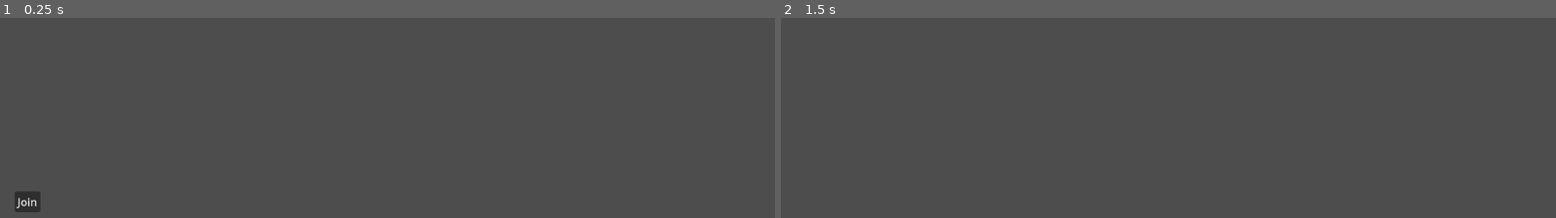
Above: before the commit, frames 1-2 (left to right).
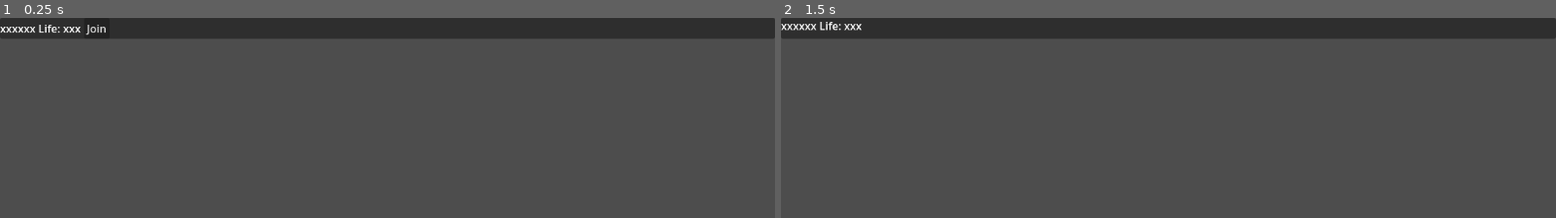
Above: after the commit, the same moments.

Repository: mrosati84/Godot-Multiplayer-Demo
Game: Godot game, scene res://multiplayer.tscn
Two runs of this game, one before a commit and one after it. Both use one fixed random seed, a clock stepped at 60 frames per second and the inputs below. The engine's default icon, where the game draws it, is replaced by a stand-in: a white triangle on a blue panel in a dark square.
Inputs (mouse positions are in pixels of both pictures, inside the frame that each line leads up to):
- Up to frame 1 (0.25 s): no input
- Up to frame 2 (1.5 s): click "Join" at 0.5 s; tap Enter at 1.25 s; move the mouse to (1339, 214) at 1.27 s; hold D (right) from 1.28 s (still down); click (1339, 214) at 1.35 s

The runs differ from the first frame. In frame 1, 10% of the frame differs, in the area x 0-100%, y 0-98%; in frame 2, 10%.

Commit message:
handle damage, die, despawn

Diff:
--- a/bullet.gd
+++ b/bullet.gd
@@ -1,15 +1,27 @@
 extends Node2D
 
+@export var speed : float = 300.0
+@export var damage : float = 20.0
+
 @onready var up = Vector2.RIGHT.rotated(rotation)
+@onready var spawn_point = get_node("/root/Multiplayer/SpawnPoint")
 
-func _ready():
-	if is_multiplayer_authority():
-		print("I am the authority " + str(multiplayer.get_unique_id()))
+var sender : String
 
 func _physics_process(delta):
-	if multiplayer.get_unique_id() == 1:
-		position += up * 100 * delta
+	if multiplayer.is_server():
+		position += up * speed * delta
 
 func _on_timer_timeout():
-	if multiplayer.get_unique_id() == 1:
+	if multiplayer.is_server():
+		despawn.rpc()
+
+func _on_body_entered(body):
+	if multiplayer.is_server():
+		print("Sono il server, e " + body.name + " è stato colpito da " + sender)
+		spawn_point.get_node(str(body.name)).rpc_id(int(str(body.name)), "damage", damage)
 		call_deferred("queue_free")
+
+@rpc("any_peer", "call_local")
+func despawn():
+	call_deferred("queue_free")
--- a/bullet.tscn
+++ b/bullet.tscn
@@ -13,7 +13,10 @@
 properties/1/sync = true
 properties/1/watch = false
 
-[node name="Bullet" type="Node2D"]
+[sub_resource type="RectangleShape2D" id="RectangleShape2D_ubpb2"]
+size = Vector2(24, 6)
+
+[node name="Bullet" type="Area2D"]
 script = ExtResource("1_lslly")
 
 [node name="Icon" type="Sprite2D" parent="."]
@@ -30,4 +33,8 @@
 one_shot = true
 autostart = true
 
+[node name="CollisionShape2D" type="CollisionShape2D" parent="."]
+shape = SubResource("RectangleShape2D_ubpb2")
+
+[connection signal="body_entered" from="." to="." method="_on_body_entered"]
 [connection signal="timeout" from="Timer" to="." method="_on_timer_timeout"]
--- a/components/server.gd
+++ b/components/server.gd
@@ -7,13 +7,13 @@
 @rpc("any_peer")
 func fire():
 	var sender_id = multiplayer.get_remote_sender_id()
-	var sender = get_node("/root/Multiplayer/SpawnPoint/" + str(sender_id))
+	var sender = spawn_point.get_node(str(sender_id))
 
 	var b = bullet.instantiate()
 	b.name = str(sender_id) + str(seq)
+	b.sender = sender.name
 	seq += 1
 
-	b.transform = sender.transform
+	b.transform = sender.transform.translated(Vector2(80, 0).rotated(sender.global_rotation))
 
 	spawn_point.add_child(b)
-	print("FIRE!")
--- a/multiplayer.gd
+++ b/multiplayer.gd
@@ -13,7 +13,7 @@
 
 func _on_join_pressed():
 	start_network(false)
-	$Join.hide()
+	$UI/PanelContainer/GridContainer/Join.hide()
 
 func start_network(server: bool):
 	var peer = ENetMultiplayerPeer.new()
--- a/multiplayer.tscn
+++ b/multiplayer.tscn
@@ -6,14 +6,35 @@
 [node name="Multiplayer" type="Node2D"]
 script = ExtResource("1_m18jo")
 
+[node name="Camera2D" type="Camera2D" parent="."]
+
+[node name="UI" type="CanvasLayer" parent="."]
+
+[node name="PanelContainer" type="PanelContainer" parent="UI"]
+anchors_preset = 10
+anchor_right = 1.0
+offset_bottom = 31.0
+grow_horizontal = 2
+
+[node name="GridContainer" type="GridContainer" parent="UI/PanelContainer"]
+layout_mode = 2
+columns = 3
+
+[node name="ID" type="Label" parent="UI/PanelContainer/GridContainer"]
+layout_mode = 2
+text = "xxxxxx"
+
+[node name="Life" type="Label" parent="UI/PanelContainer/GridContainer"]
+layout_mode = 2
+text = "Life: xxx"
+
+[node name="Join" type="Button" parent="UI/PanelContainer/GridContainer"]
+layout_mode = 2
+size_flags_horizontal = 8
+size_flags_vertical = 4
+text = "Join"
+
 [node name="Server" parent="." instance=ExtResource("2_uxokr")]
-
-[node name="Join" type="Button" parent="."]
-offset_left = 22.0
-offset_top = 259.0
-offset_right = 60.0
-offset_bottom = 290.0
-text = "Join"
 
 [node name="MultiplayerSpawner" type="MultiplayerSpawner" parent="."]
 _spawnable_scenes = PackedStringArray("res://player.tscn", "res://bullet.tscn")
@@ -22,4 +43,4 @@
 [node name="SpawnPoint" type="Node2D" parent="."]
 position = Vector2(169, 273)
 
-[connection signal="pressed" from="Join" to="." method="_on_join_pressed"]
+[connection signal="pressed" from="UI/PanelContainer/GridContainer/Join" to="." method="_on_join_pressed"]
--- a/player.gd
+++ b/player.gd
@@ -1,18 +1,23 @@
 extends CharacterBody2D
 
 @export var speed = 400
+@export var bullet : PackedScene
+@export var life : int = 100
 
-var server : Node
+@onready var life_label = get_node("/root/Multiplayer/UI/PanelContainer/GridContainer/Life")
+@onready var id_label = get_node("/root/Multiplayer/UI/PanelContainer/GridContainer/ID")
+@onready var server = get_node("/root/Multiplayer/Server")
+
 const SERVER : int = 1
 
 func _enter_tree():
 	set_multiplayer_authority(name.to_int())
 
 func _ready():
-	if is_multiplayer_authority():
-		print("I am the authority " + str(multiplayer.get_unique_id()))
-	var root = get_tree().root
-	server = root.get_node("/root/Multiplayer/Server")
+	id_label.text = str(multiplayer.get_unique_id())
+	life_label.text = str("Life: " + str(life))
+
+	global_position = Vector2.ZERO
 
 func _process(_delta):
 	if Input.is_action_just_pressed("fire") and is_multiplayer_authority():
@@ -24,3 +29,14 @@
 		look_at(get_global_mouse_position())
 
 		move_and_slide()
+
+@rpc("any_peer")
+func die():
+	call_deferred("queue_free")
+
+@rpc("any_peer")
+func damage(value):
+	life -= value
+	life_label.text = str("Life: " + str(life))
+	if life <= 0:
+		die.rpc()
--- a/player.tscn
+++ b/player.tscn
@@ -1,7 +1,8 @@
-[gd_scene load_steps=5 format=3 uid="uid://bxmrqru3evcj5"]
+[gd_scene load_steps=6 format=3 uid="uid://bxmrqru3evcj5"]
 
 [ext_resource type="Script" path="res://player.gd" id="1_edrwn"]
 [ext_resource type="Texture2D" uid="uid://b1ee4shhvhdsq" path="res://icon.svg" id="1_r8wow"]
+[ext_resource type="PackedScene" uid="uid://dcbf4v0xgq1cv" path="res://bullet.tscn" id="2_x37em"]
 
 [sub_resource type="RectangleShape2D" id="RectangleShape2D_atqo3"]
 size = Vector2(122, 123)
@@ -15,13 +16,17 @@
 properties/1/spawn = true
 properties/1/sync = true
 properties/1/watch = false
+properties/2/path = NodePath(".:life")
+properties/2/spawn = true
+properties/2/sync = true
+properties/2/watch = false
 
 [node name="Player" type="CharacterBody2D"]
 script = ExtResource("1_edrwn")
+bullet = ExtResource("2_x37em")
 
 [node name="Icon" type="Sprite2D" parent="."]
 position = Vector2(2.08165e-12, 2.08165e-12)
-rotation = 1.5708
 texture = ExtResource("1_r8wow")
 
 [node name="CollisionShape2D" type="CollisionShape2D" parent="."]
Not shown: 1 places in bullet.tscn that only renumber resources
